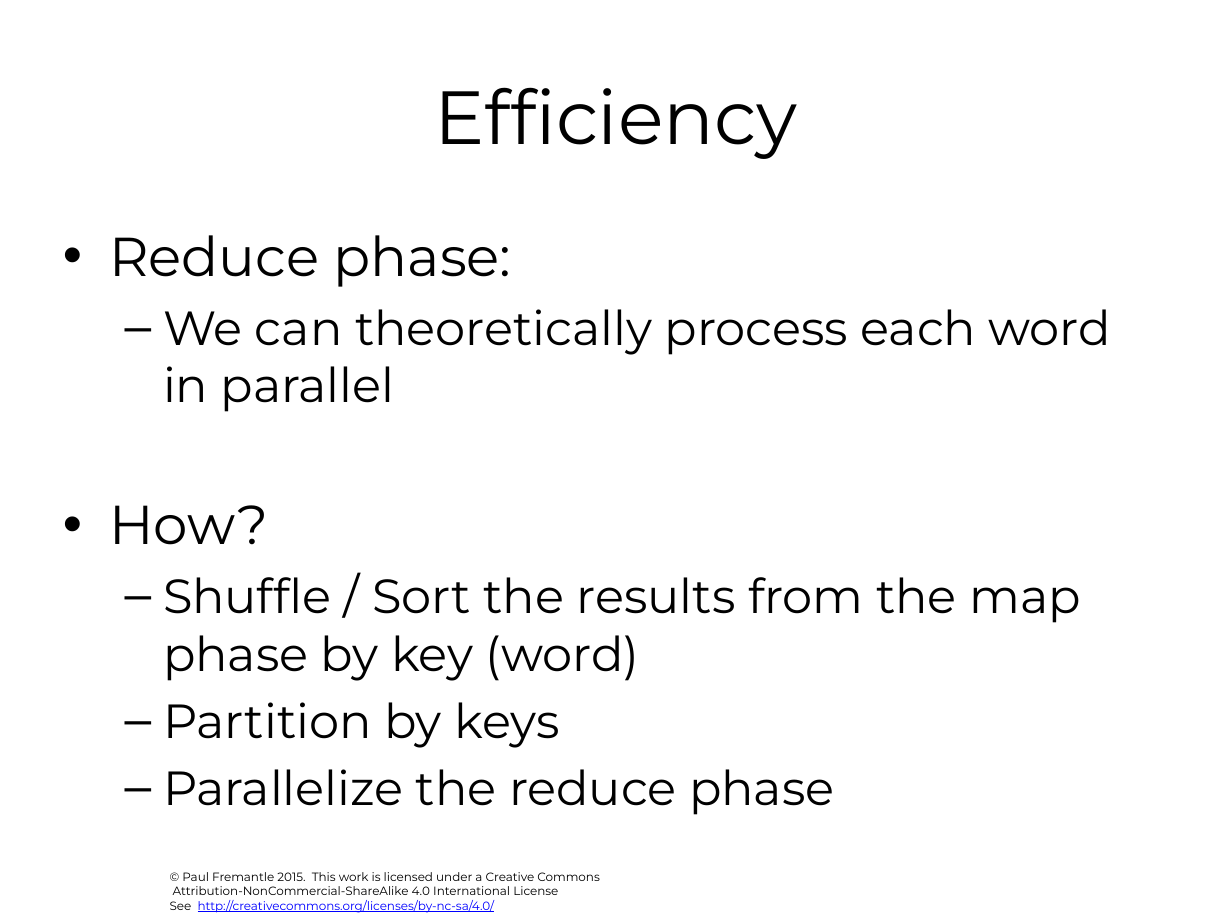
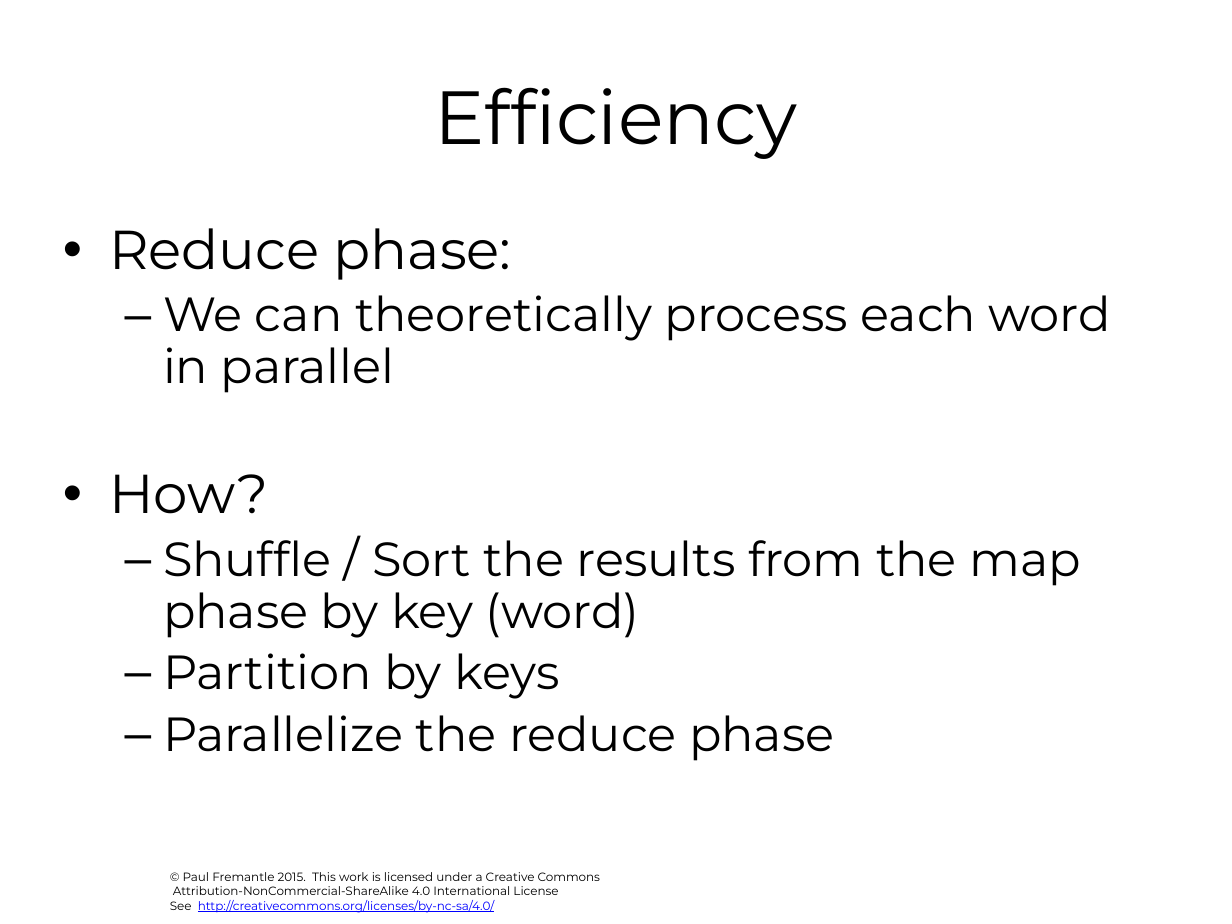
Before and after one commit to pzfreo/ox-clo, a slide deck: slide 12 of pres-source/06-mr-hadoop.pptx. Drawn at 1232x924 pixels with LibreOffice and Linux fonts; fonts in the diff are those of the drawing; background and template pictures are left out. Boxes give left, top, right and bottom in pixels: in the first picture for what was removed or moved away, otherwise in the second. Text is boxed around its words. In the diff, an @@ line names an element or a change of style, - is before the commit and + after.

```diff
--- a/pres-source/06-mr-hadoop.pptx
+++ b/pres-source/06-mr-hadoop.pptx
@@ text "Reduce phase:" at [109, 228, 1111, 761]: line spacing 1 to 0.9; less space between paragraphs @@
```
Also in this commit, not shown: 30 other slides changed, 1 slide added, 1 slide removed, 45 other files.
